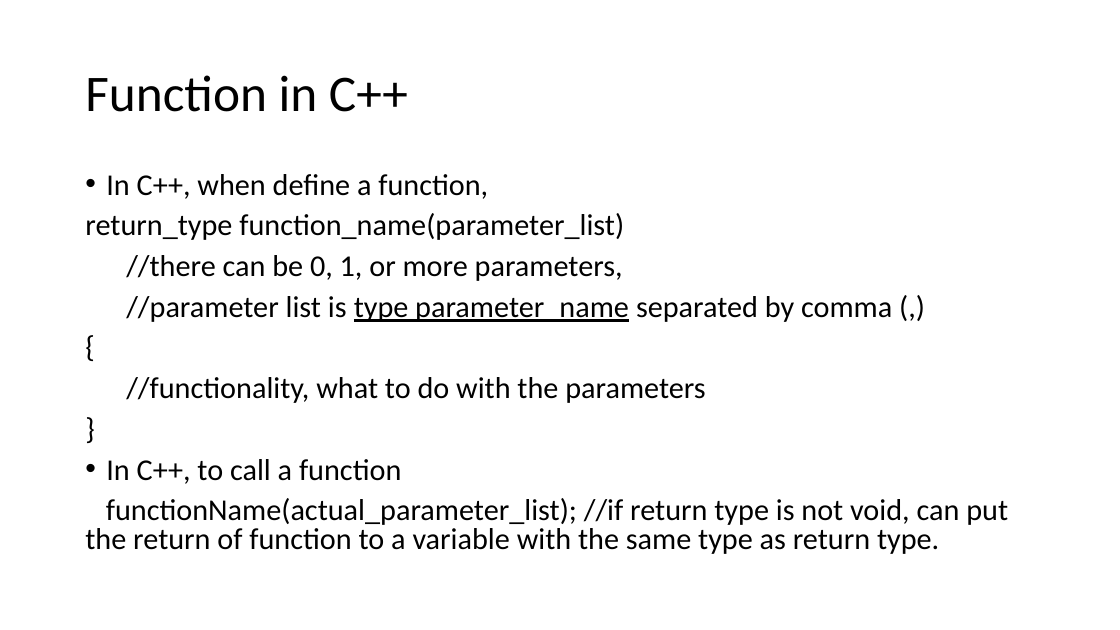
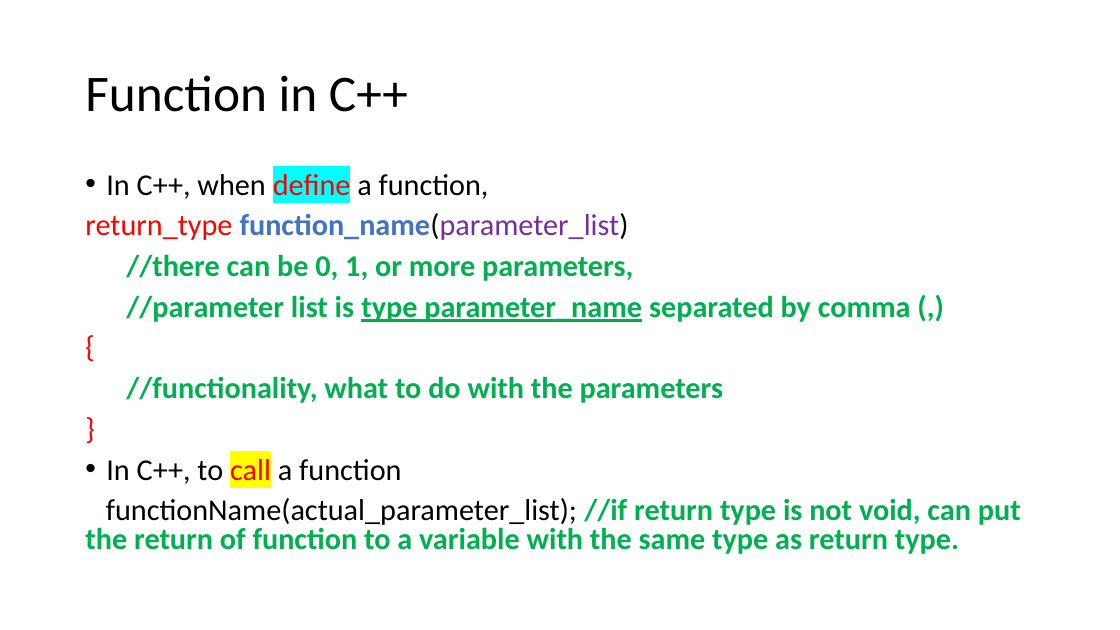
Before and after one commit to tong-yee/tong-yee.github.io, a slide deck: slide 16 of 135/slides/ch05/call_method.pptx. Drawn at 1120x630 pixels with LibreOffice and Linux fonts; fonts in the diff are those of the drawing. Boxes give left, top, right and bottom in pixels: in the first picture for what was removed or moved away, otherwise in the second. Text is boxed around its words. In the diff, an @@ line names an element or a change of style, - is before the commit and + after.

```diff
--- a/135/slides/ch05/call_method.pptx
+++ b/135/slides/ch05/call_method.pptx
@@ text "In C++, when define a ..." at bbox=[85, 169, 1021, 554]: text colour #000000 to #FF0000 in "define", "return_type", "{", "}" and 1 more places; highlight none to #00FFFF in "define"; text colour #000000 to #4472C4, text colour #000000 to #7030A0 in "function_name(parameter_list)"; bold on in "function_name(parameter_list)", "//there can be 0, 1, or more ...", "//parameter list is type parameter_name separated by ...", "//functionality, what to do with the parameters" and 1 more places; text colour #000000 to #00B050 in "//there can be 0, 1, or more ...", "//parameter list is type parameter_name separated by ...", "//functionality, what to do with the parameters", "//if return type is not void, can ..."; highlight none to #FFFF00 in "call" @@
```
Also in this commit, not shown: 8 other files.
